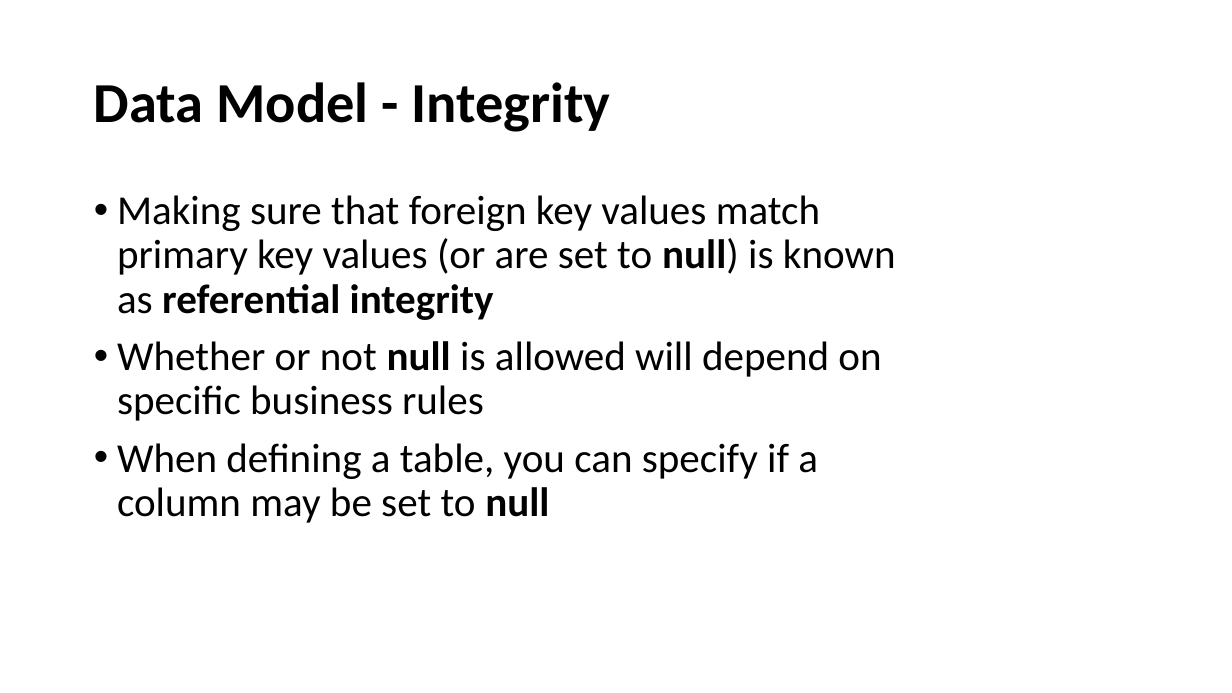
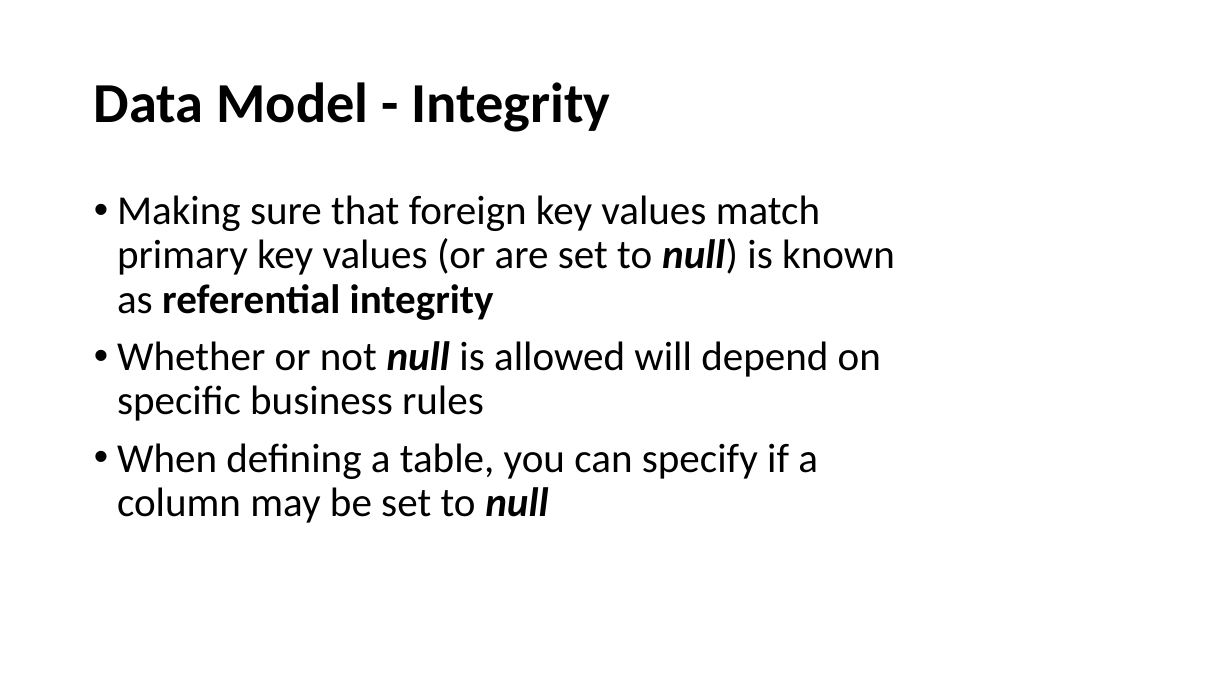
Before and after one commit to perl-easj/OOProg, a slide deck: slide 45 of Chap/DB/Presentations/DBRelationalModel.pptx. Drawn at 1232x693 pixels with LibreOffice and Linux fonts; fonts in the diff are those of the drawing. Boxes give left, top, right and bottom in pixels: in the first picture for what was removed or moved away, otherwise in the second. Text is boxed around its words. In the diff, an @@ line names an element or a change of style, - is before the commit and + after.

```diff
--- a/Chap/DB/Presentations/DBRelationalModel.pptx
+++ b/Chap/DB/Presentations/DBRelationalModel.pptx
@@ text "Making sure that foreign key ..." at [117,195,895,523]: italic on in "null)", "null", "null" @@
```
Also in this commit, not shown: 5 other slides changed, 16 other files.
